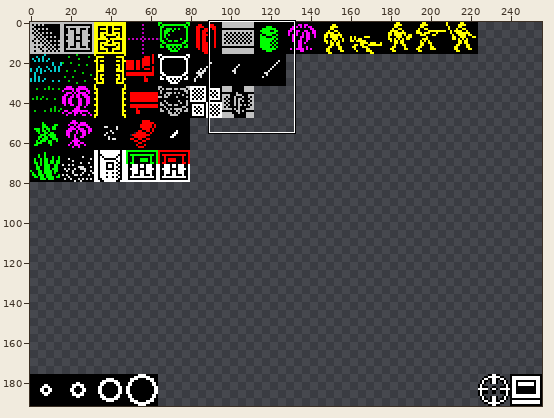
Two versions of one pixel-art file, data/graph/originals/tiles_many.ase. The picture above shows the old version from afar; the outline marks the close-up.
Close-up. First the earlier version:
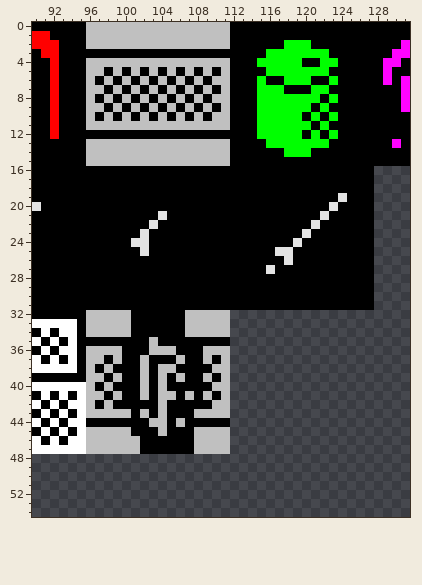
256x192 pixels, 1 frame. Colours within 5 levels of each other are drawn and written as one. Shown: x 90..131, y 0..54.
And afterwards:
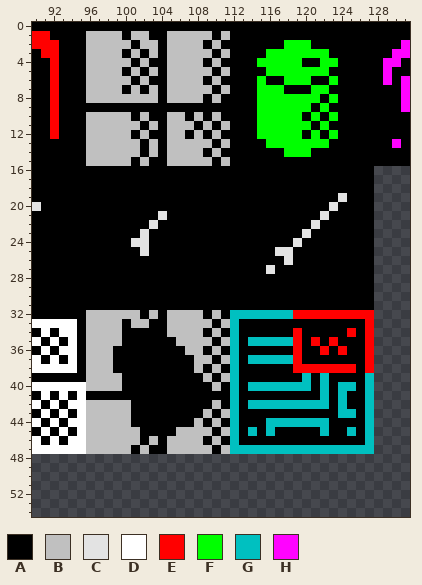
Palette (. is transparent): A #000000  B #c0c0c0  C #e3e3e3  D #ffffff  E #ff0000  F #00ff00  G #00c0c0  H #ff03ff
From old to new:
@@ x 94..113 @@
- 0 AABBBBBBBBBBBBBBBBAA
- 1 AABBBBBBBBBBBBBBBBAA
- 2 AABBBBBBBBBBBBBBBBAA
- 3 AAAAAAAAAAAAAAAAAAAA
- 4 AABBBBBBBBBBBBBBBBAA
- 5 AABBABABABABABABABAA
- 6 AABABABABABABABABBAA
- 7 AABBABABABABABABABAA
- 8 AABABABABABABABABBAA
- 9 AABBABABABABABABABAA
-10 AABABABABABABABABBAA
-11 AABBBBBBBBBBBBBBBBAA
-12 AAAAAAAAAAAAAAAAAAAA
-13 AABBBBBBBBBBBBBBBBAA
-14 AABBBBBBBBBBBBBBBBAA
-15 AABBBBBBBBBBBBBBBBAA
+ 0 AAAAAAAAAAAAAAAAAAAA
+ 1 AABBBBABBAABBBBBABAA
+ 2 AABBBBBABBABBBBABAAA
+ 3 AABBBBABABABBBBBABAA
+ 4 AABBBBBABAABBBBABAAA
+ 5 AABBBBABABABBBBBABAA
+ 6 AABBBBBABAABBBBABAAA
+ 7 AABBBBABABABBBBBABAA
+ 8 AABBBBBBBBABBBBABAAA
+ 9 AAAAAAAAAAAAAAAAAAAA
+10 AABBBBBABAABBABABAAA
+11 AABBBBBBABABBBABABAA
+12 AABBBBBABAABBABABAAA
+13 AABBBBBBABABBBBBABAA
+14 AABBBBBBABABBBBABAAA
+15 AABBBBBABAABBBBBABAA
 16 AAAAAAAAAAAAAAAAAAAA
@@ x 90..131 @@
 31 AAAAAAAAAAAAAAAAAAAAAAAAAAAAAAAAAAAAAA....
-32 AAAAAABBBBBAAAAAABBBBB....................
-33 DDDDDABBBBBAAAAAABBBBB....................
-34 ADADDABBBBBAAAAAABBBBB....................
-35 DADADAAAAAAAABAAAAAAAA....................
-36 ADADDABBBBAAABBBAAABBB....................
-37 DADADABBABAABAAABAABAB....................
-38 DDDDDABABAAABABBAAAABB....................
-39 AAAAAABBABAABABABAABAB....................
-40 DDDDDDBABAAABABAAAAABB....................
-41 ADADADBBABAABABBABABAB....................
-42 DADADDBABAAAAABAAAAABB....................
-43 ADADADBBBBBABABAAABBBB....................
-44 DADADDAAAAAAABBABAAAAA....................
-45 ADADADBBBBBAAABAAABBBB....................
-46 DADADDBBBBBBAAAAAABBBB....................
-47 DDDDDDBBBBBBAAAAAABBBB....................
+32 AAAAAABBBBBBABABBBBABAGGGGGGGEEEEEEEEE....
+33 DDDDDABBBBABBAABBBBBABGAAAAAAAAAAAAAAE....
+34 ADADDABBBBAAAAABBBBABAGAAAAAAEAAAAAEAE....
+35 DADADABBBBAAAAAABBBBABGAGGGGGEAEAEAAAE....
+36 ADADDABBBAAAAAAAABBABAGAAAAAAEAAEAEAAE....
+37 DADADABBBAAAAAAAAABBABGAGGGGGEAAAAAAAE....
+38 DDDDDABBBAAAAAAAAABABAGAAAAAAEEEEEEEAE....
+39 AAAAAABBBBAAAAAAAAABABGAAAAAAAGAGAAAAG....
+40 DDDDDDBBBBAAAAAAAAAABAGAGGGGGGGAGAGGAG....
+41 ADADADAAAAAAAAAAAAAAAAGAAAAAAAAAGAGAAG....
+42 DADADDBBBBBAAAAAAAAABAGAGGGGGGGGGAGAAG....
+43 ADADADBBBBBAAAAAAAABABGAAAAAAAAAAAGGAG....
+44 DADADDBBBBBAAAAAAABABAGAAAGGGGGGGAAAAG....
+45 ADADADBBBBBBAAAABBBBABGAGAGAAAAAGAAGAG....
+46 DADADDBBBBBBABABBBBABAGAAAAAAAAAAAAAAG....
+47 DDDDDDBBBBBABAABBBBBABGGGGGGGGGGGGGGGG....
 48 ..........................................
